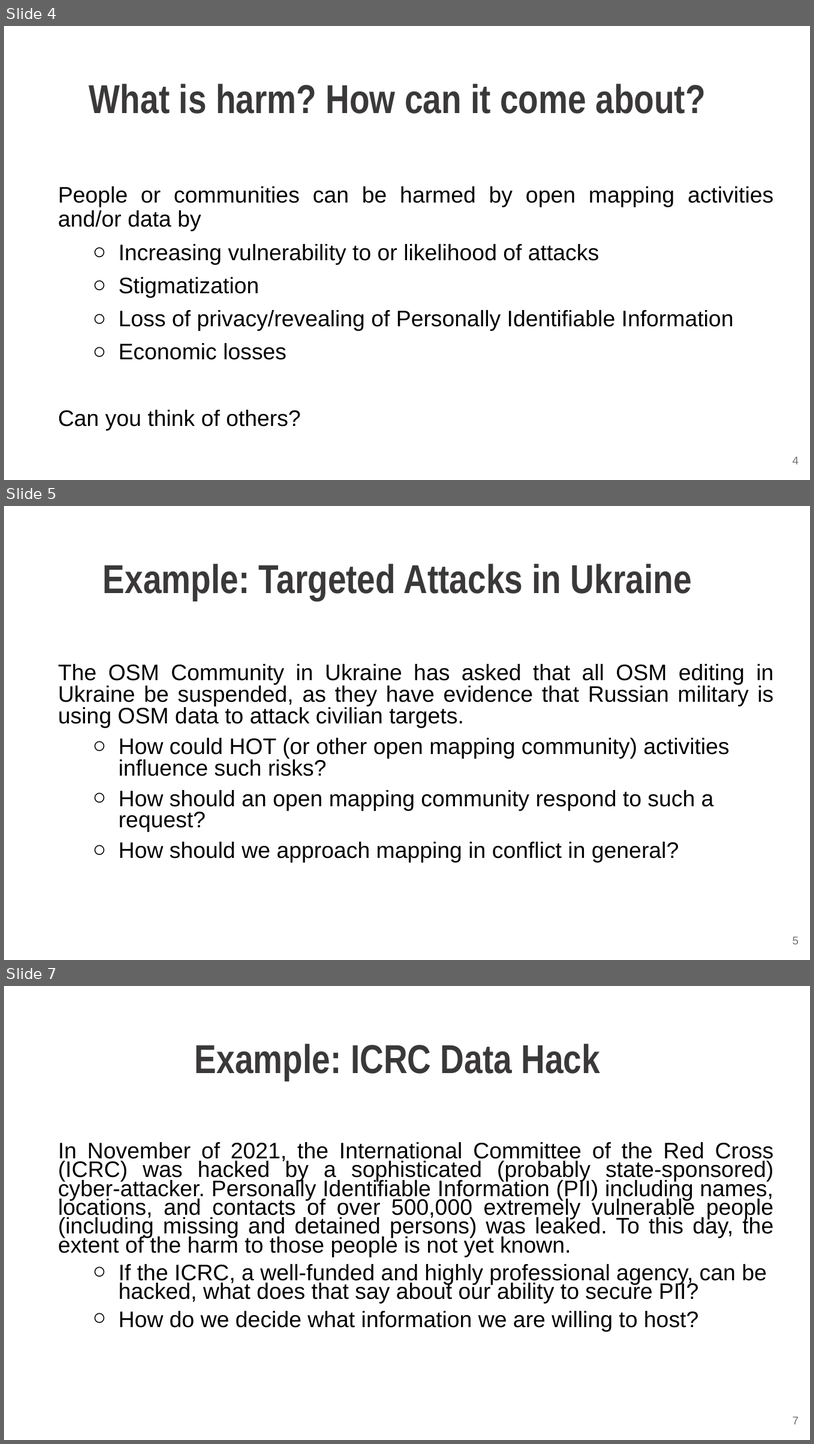
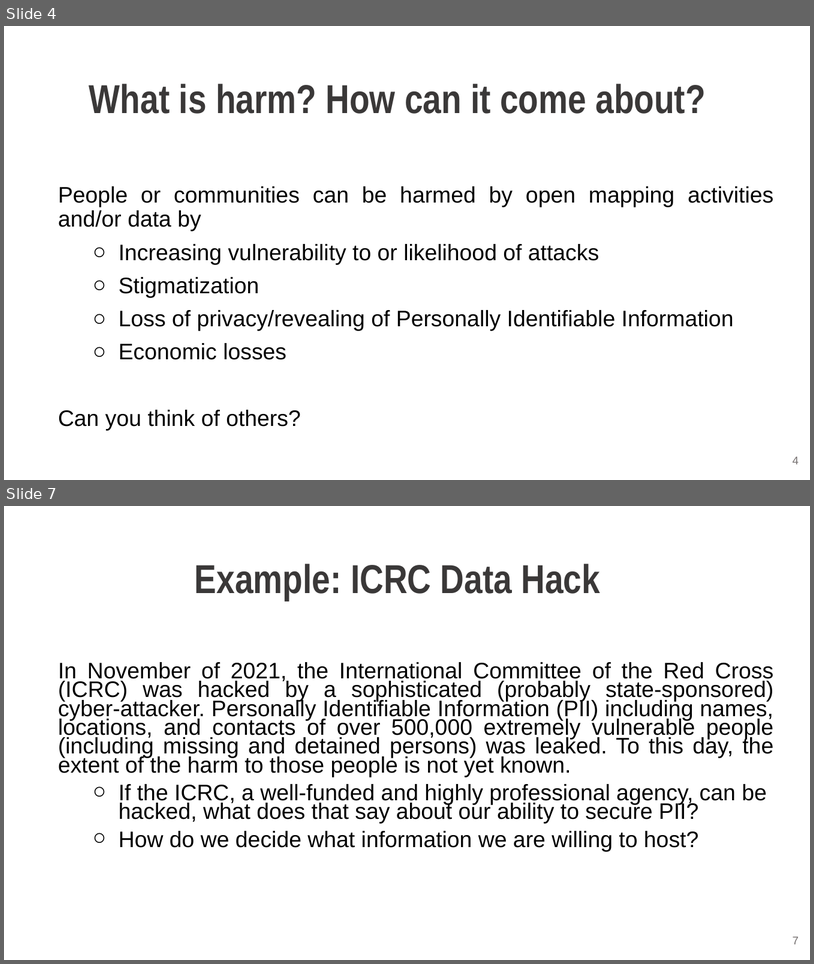
Before and after one commit to hotosm/data_protection_project, a slide deck: Learning_and_training/HOT Ethical Data and Protection Workshop.pptx. Shown one above the other, each under a label of ours: slides 4, 5 and 7 before the commit, slides 4 and 7 after it; the slides between them are not shown. The pictures are 814x1444 and 814x964 pixels, drawn with LibreOffice and Linux fonts; fonts in the diff are those of the drawing; background and template pictures are left out. Boxes give left, top, right and bottom in pixels: in the first picture for what was removed or moved away, otherwise in the second. Text is boxed around its words. In the diff, an @@ line names an element or a change of style, - is before the commit and + after.

```diff
--- a/Learning_and_training/HOT Ethical Data and Protection Workshop.pptx
+++ b/Learning_and_training/HOT Ethical Data and Protection Workshop.pptx
@@ slide 5 removed at (4, 506, 810, 960), background picture (left out) @@
@@ text removed at (103, 564, 692, 601) @@
-Example: Targeted Attacks in Ukraine
@@ text removed at (58, 664, 774, 862) @@
-The OSM Community in Ukraine has asked that all OSM editing in Ukraine be suspended, as they have evidence that Russian military is using OSM data to attack civilian targets.
-  ○ How could HOT (or other open mapping community) activities influence such risks?
-  ○ How should an open mapping community respond to such a request?
-  ○ How should we approach mapping in conflict in general?
@@ page number removed at (793, 936, 799, 944) @@
-5
```
Also in this commit, not shown: 6 slides changed, 5 slides added, 1 other slide removed, 8 other files.
